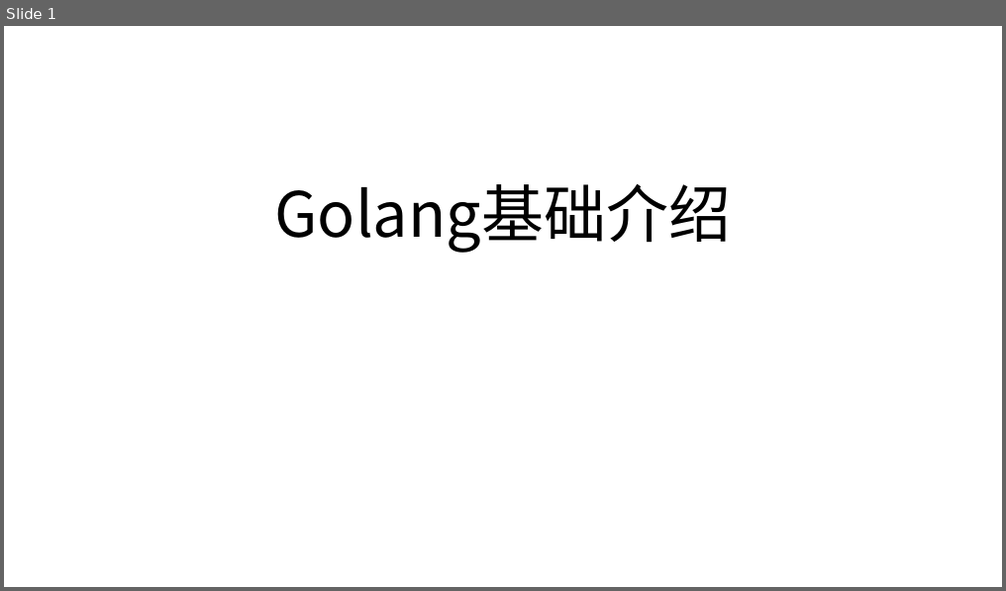
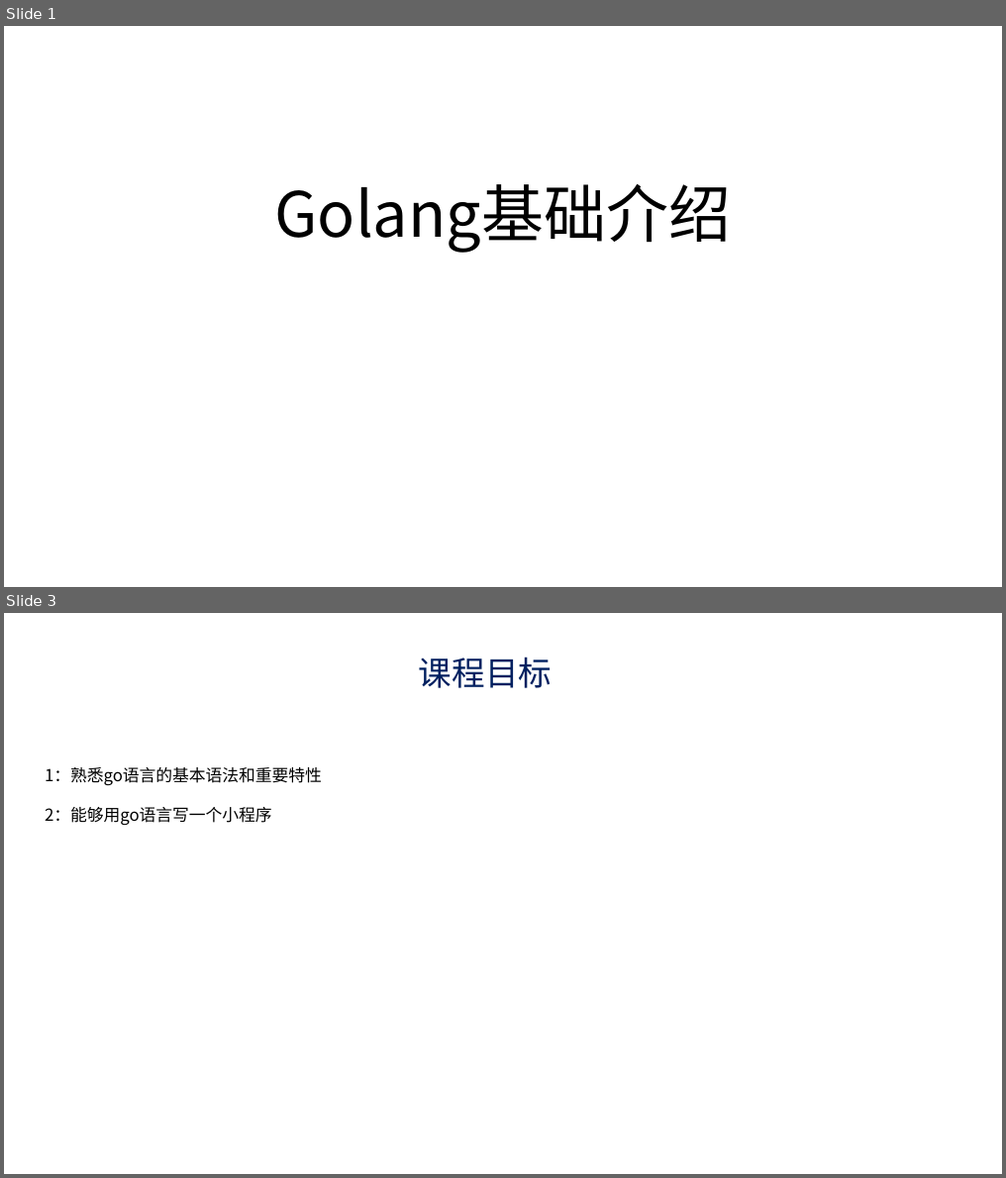
Before and after one commit to yekoufeng/go-learning, a slide deck: golang基础.ppt. Shown one above the other, each under a label of ours: slide 1 before the commit, slides 1 and 3 after it; the slides between them are not shown. The pictures are 1006x591 and 1006x1178 pixels, drawn with LibreOffice and Linux fonts; fonts in the diff are those of the drawing; background and template pictures are left out. Boxes give left, top, right and bottom in pixels: in the first picture for what was removed or moved away, otherwise in the second. Text is boxed around its words. In the diff, an @@ line names an element or a change of style, - is before the commit and + after.

```diff
--- a/golang基础.ppt
+++ b/golang基础.ppt
@@ slide 3 added at (4, 613, 1002, 1174), background picture (left out) @@
@@ text added at (419, 657, 551, 688), 32 pt, text #002060 @@
+课程目标
@@ text added at (45, 767, 322, 826), 16 pt, text #000000 @@
+1：熟悉go语言的基本语法和重要特性
+2：能够用go语言写一个小程序
```
Also in this commit, not shown: 4 slides changed.
